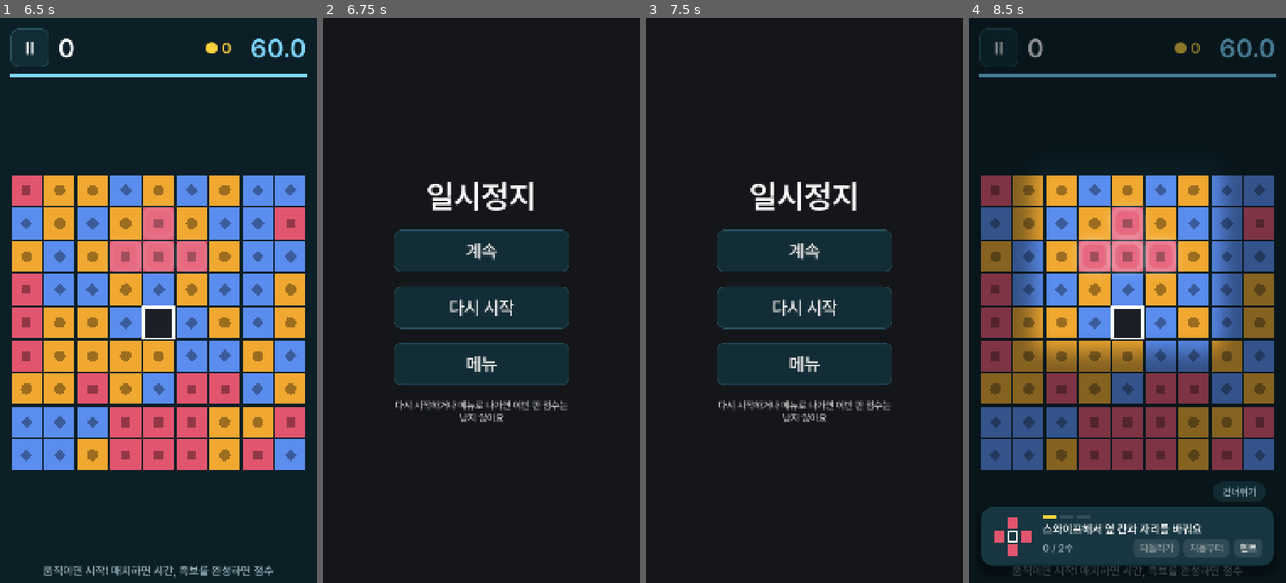
Above: before the commit, frames 1-4 (left to right).
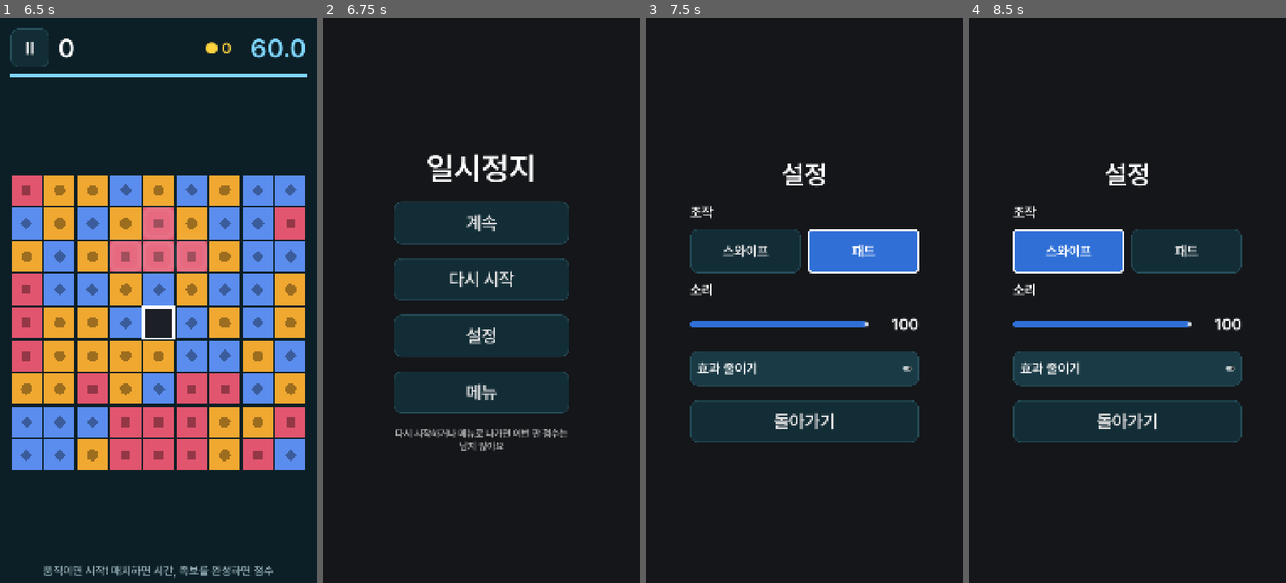
Above: after the commit, the same moments.

Repository: imjjulseo/Teeee-test
Game: Godot game, scene res://scenes/intro.tscn
Same seed, same stepped clock (60 frames per second), same inputs: the game is played once before the commit and once after it.
Inputs (mouse positions are in pixels of both pictures, inside the frame that each line leads up to):
- Up to frame 1 (6.5 s): tap Enter at 0.5 s; move the mouse to (228, 272) at 0.52 s; hold Right (move_right) 0.53-1.25 s; click (228, 272) at 0.67 s; tap Space at 0.77 s; click "설정" at 1.25 s; click "스와이프 밀거나 옆 칸 탭" at 2 s; click "패드 누르고 있으면 반복" at 2.75 s; click "효과 줄이기" at 3.5 s; click "설정" at 4.25 s; click (297, 40) at 5 s; drag from (158, 549) to (142, 413) at 5.77 s
- Up to frame 2 (6.75 s): click "II" at 6.5 s
- Up to frame 3 (7.5 s): click (804, 334) at 7.25 s, where only the run after the commit has a clickable "설정"
- Up to frame 4 (8.5 s): click (1067, 249) at 8 s, where only the run after the commit has a clickable "스와이프"

Frame 1 is identical in both runs. In frame 2, 15% of the frame differs, in the area x 22-78%, y 24-77%; in frame 3, 17%; in frame 4, 56%, in the area x 3-97%, y 1-99%.

Commit message:
Open settings from the pause screen and apply them to the running game
Pause now has a settings button: control mode, master volume and reduce
motion (QuickOptions). Changes are saved and re-sent through FlowChannel,
so the pad appears or disappears in the same game (E40).

Co-Authored-By: Claude Fable 5.2 <noreply@anthropic.com>
Claude-Session: https://claude.ai/code/session_01PvVe8KkkCkmBq3acgHUYa8

Diff:
--- a/scenes/main.tscn
+++ b/scenes/main.tscn
@@ -228,6 +228,8 @@
 [connection signal="direction_pressed" from="VirtualDpad" to="InputRouter" method="_on_virtual_direction_pressed"]
 [connection signal="main_menu_requested" from="PauseOverlay" to="GameController" method="_on_quit_to_menu_requested"]
 [connection signal="resume_requested" from="PauseOverlay" to="GameController" method="_on_resume_requested"]
+[connection signal="control_mode_changed" from="PauseOverlay" to="GameController" method="_on_control_mode_changed"]
+[connection signal="reduce_motion_changed" from="PauseOverlay" to="GameController" method="_on_reduce_motion_changed"]
 [connection signal="main_menu_requested" from="ResultPanel" to="GameController" method="_on_result_menu_requested"]
 [connection signal="back_to_characters" from="GameController/FlowChannel" to="CharacterNavigator" method="go"]
 [connection signal="back_to_shop" from="GameController/FlowChannel" to="ShopNavigator" method="go"]
--- a/scenes/pause_overlay.tscn
+++ b/scenes/pause_overlay.tscn
@@ -2,6 +2,7 @@
 
 [ext_resource type="Script" path="res://scripts/pause_overlay.gd" id="1_pause"]
 [ext_resource type="Script" path="res://scripts/theme/token_rect.gd" id="95_token_rect"]
+[ext_resource type="PackedScene" path="res://scenes/quick_options.tscn" id="2_quick"]
 
 [node name="PauseOverlay" type="CanvasLayer"]
 layer = 10
@@ -23,9 +24,9 @@
 anchor_right = 0.5
 anchor_bottom = 0.5
 offset_left = -300.0
-offset_top = -330.0
+offset_top = -430.0
 offset_right = 300.0
-offset_bottom = 330.0
+offset_bottom = 430.0
 grow_horizontal = 2
 grow_vertical = 2
 theme_override_constants/separation = 48
@@ -51,6 +52,14 @@
 theme_override_font_sizes/font_size = 60
 text = "다시 시작"
 
+[node name="OptionsButton" type="Button" parent="Center"]
+unique_name_in_owner = true
+custom_minimum_size = Vector2(0, 144)
+layout_mode = 2
+focus_mode = 0
+theme_override_font_sizes/font_size = 60
+text = "설정"
+
 [node name="MainMenuButton" type="Button" parent="Center"]
 custom_minimum_size = Vector2(0, 144)
 layout_mode = 2
@@ -66,6 +75,45 @@
 horizontal_alignment = 1
 autowrap_mode = 3
 
+[node name="Options" type="VBoxContainer" parent="."]
+unique_name_in_owner = true
+visible = false
+anchors_preset = 8
+anchor_left = 0.5
+anchor_top = 0.5
+anchor_right = 0.5
+anchor_bottom = 0.5
+offset_left = -390.0
+offset_top = -560.0
+offset_right = 390.0
+offset_bottom = 560.0
+grow_horizontal = 2
+grow_vertical = 2
+theme_override_constants/separation = 48
+alignment = 1
+
+[node name="OptionsTitle" type="Label" parent="Options"]
+layout_mode = 2
+theme_override_font_sizes/font_size = 90
+text = "설정"
+horizontal_alignment = 1
+
+[node name="QuickOptions" parent="Options" instance=ExtResource("2_quick")]
+unique_name_in_owner = true
+layout_mode = 2
+
+[node name="BackButton" type="Button" parent="Options"]
+unique_name_in_owner = true
+custom_minimum_size = Vector2(0, 144)
+layout_mode = 2
+focus_mode = 0
+theme_override_font_sizes/font_size = 60
+text = "돌아가기"
+
 [connection signal="pressed" from="Center/ResumeButton" to="." method="_on_resume_button_pressed"]
 [connection signal="pressed" from="Center/RestartButton" to="." method="_on_restart_button_pressed"]
 [connection signal="pressed" from="Center/MainMenuButton" to="." method="_on_main_menu_button_pressed"]
+[connection signal="pressed" from="Center/OptionsButton" to="." method="_on_options_button_pressed"]
+[connection signal="pressed" from="Options/BackButton" to="." method="_on_back_button_pressed"]
+[connection signal="control_mode_changed" from="Options/QuickOptions" to="." method="_on_control_mode_changed"]
+[connection signal="reduce_motion_changed" from="Options/QuickOptions" to="." method="_on_reduce_motion_changed"]
--- /dev/null
+++ b/scenes/quick_options.tscn
@@ -0,0 +1,81 @@
+[gd_scene format=3]
+
+[ext_resource type="Script" path="res://scripts/quick_options.gd" id="1_quick"]
+
+[node name="QuickOptions" type="VBoxContainer"]
+theme_override_constants/separation = 30
+script = ExtResource("1_quick")
+
+[node name="ControlHeading" type="Label" parent="."]
+layout_mode = 2
+theme_override_font_sizes/font_size = 45
+text = "조작"
+
+[node name="ControlRow" type="HBoxContainer" parent="."]
+layout_mode = 2
+theme_override_constants/separation = 24
+
+[node name="SwipeButton" type="Button" parent="ControlRow"]
+unique_name_in_owner = true
+custom_minimum_size = Vector2(0, 150)
+layout_mode = 2
+size_flags_horizontal = 3
+focus_mode = 0
+theme_override_font_sizes/font_size = 45
+theme_type_variation = &"ChoiceButton"
+toggle_mode = true
+text = "스와이프"
+
+[node name="DpadButton" type="Button" parent="ControlRow"]
+unique_name_in_owner = true
+custom_minimum_size = Vector2(0, 150)
+layout_mode = 2
+size_flags_horizontal = 3
+focus_mode = 0
+theme_override_font_sizes/font_size = 45
+theme_type_variation = &"ChoiceButton"
+toggle_mode = true
+text = "패드"
+
+[node name="VolumeHeading" type="Label" parent="."]
+layout_mode = 2
+theme_override_font_sizes/font_size = 45
+text = "소리"
+
+[node name="MasterRow" type="HBoxContainer" parent="."]
+layout_mode = 2
+theme_override_constants/separation = 36
+
+[node name="MasterVolumeSlider" type="HSlider" parent="MasterRow"]
+unique_name_in_owner = true
+custom_minimum_size = Vector2(0, 120)
+layout_mode = 2
+size_flags_horizontal = 3
+size_flags_vertical = 4
+focus_mode = 0
+theme_type_variation = &"VolumeSlider"
+max_value = 100.0
+rounded = true
+value = 100.0
+
+[node name="MasterVolumeLabel" type="Label" parent="MasterRow"]
+unique_name_in_owner = true
+custom_minimum_size = Vector2(135, 0)
+layout_mode = 2
+theme_override_font_sizes/font_size = 54
+text = "100"
+horizontal_alignment = 2
+
+[node name="ReduceMotionToggle" type="CheckButton" parent="."]
+unique_name_in_owner = true
+custom_minimum_size = Vector2(0, 120)
+layout_mode = 2
+focus_mode = 0
+theme_override_font_sizes/font_size = 45
+text = "효과 줄이기"
+
+[connection signal="pressed" from="ControlRow/SwipeButton" to="." method="_on_swipe_button_pressed"]
+[connection signal="pressed" from="ControlRow/DpadButton" to="." method="_on_dpad_button_pressed"]
+[connection signal="value_changed" from="MasterRow/MasterVolumeSlider" to="." method="_on_master_volume_changed"]
+[connection signal="drag_ended" from="MasterRow/MasterVolumeSlider" to="." method="_on_master_volume_drag_ended"]
+[connection signal="toggled" from="ReduceMotionToggle" to="." method="_on_reduce_motion_toggled"]
--- a/scripts/game_controller.gd
+++ b/scripts/game_controller.gd
@@ -284,6 +284,16 @@
 func _on_pause_requested() -> void:
 	if is_running():
 		_flow.toggle_pause()
+
+
+## 일시정지 화면에서 조작 방법을 바꿨다 (E40): 지금 판에 바로 반영. 규칙 튜토리얼은 스와이프 그대로 (저장은 됨).
+func _on_control_mode_changed(mode: OptionsStore.ControlMode) -> void:
+	flow_channel.control_mode_ready.emit(OptionsStore.ControlMode.SWIPE if _tutorial else mode)
+
+
+## 일시정지 화면에서 효과 줄이기를 바꿨다 (E40).
+func _on_reduce_motion_changed(enabled: bool) -> void:
+	flow_channel.reduce_motion_ready.emit(enabled)
 
 
 func _on_resume_requested() -> void:
--- a/scripts/pause_overlay.gd
+++ b/scripts/pause_overlay.gd
@@ -1,22 +1,38 @@
 class_name PauseOverlay
 extends CanvasLayer
 ## 일시정지 화면. 공정성을 위해 보드를 완전히 가린다 (기획서 9장).
-## 버튼: 계속 / 다시 시작 / 메뉴 (E20). signal로만 알린다 (다시 시작·메뉴는 판 포기, 점수 미반영).
+## 버튼: 계속 / 다시 시작 / 설정 / 메뉴 (E20, E40). signal로만 알린다 (다시 시작·메뉴는 판 포기, 점수 미반영).
+## 설정을 누르면 같은 자리에서 QuickOptions(조작·소리·효과 줄이기)로 바뀌고, 바꾼 값은 signal로 알려 지금 판에 바로 반영된다.
 
 signal resume_requested
 signal restart_requested
 signal main_menu_requested
+## 일시정지 중에 설정을 바꿨다 (GameController가 지금 판에 반영).
+signal control_mode_changed(mode: OptionsStore.ControlMode)
+signal reduce_motion_changed(enabled: bool)
+
+@onready var _menu: Control = $Center
+@onready var _options: Control = %Options
+@onready var _quick: QuickOptions = %QuickOptions
 
 
 func _ready() -> void:
 	visible = false
 
 
+## 설정 칸이 열려 있는지 (테스트/디버그용).
+func is_options_open() -> bool:
+	return _options.visible
+
+
 func _on_state_changed(state: GameFlow.GameState) -> void:
 	var was_visible: bool = visible
 	visible = state == GameFlow.GameState.PAUSED
 	if visible and not was_visible:
-		OverlayIn.play(get_node_or_null("Center") as Control)  # 카드가 커지며 나타남 (HTML ovgIn)
+		_show_options(false)
+		OverlayIn.play(_menu)  # 카드가 커지며 나타남 (HTML ovgIn)
+	elif was_visible and not visible:
+		_quick.save_pending()
 
 
 func _on_resume_button_pressed() -> void:
@@ -29,3 +45,26 @@
 
 func _on_main_menu_button_pressed() -> void:
 	main_menu_requested.emit()
+
+
+func _on_options_button_pressed() -> void:
+	_quick.reload()
+	_show_options(true)
+
+
+func _on_back_button_pressed() -> void:
+	_quick.save_pending()
+	_show_options(false)
+
+
+func _on_control_mode_changed(mode: OptionsStore.ControlMode) -> void:
+	control_mode_changed.emit(mode)
+
+
+func _on_reduce_motion_changed(enabled: bool) -> void:
+	reduce_motion_changed.emit(enabled)
+
+
+func _show_options(on: bool) -> void:
+	_options.visible = on
+	_menu.visible = not on
--- /dev/null
+++ b/scripts/quick_options.gd
@@ -0,0 +1,84 @@
+class_name QuickOptions
+extends VBoxContainer
+## 판 도중에 바꾸는 설정 (일시정지 화면, E40): 조작 방법, 마스터 볼륨, 효과 줄이기.
+## 고르면 바로 저장하고(볼륨은 손을 뗄 때·닫을 때) signal로 알린다. 지금 판에 반영하는 일은 받는 쪽(GameController)이 한다.
+## 진행 초기화·디버그는 설정 화면(OptionsMenu)에만 있다.
+
+signal control_mode_changed(mode: OptionsStore.ControlMode)
+signal reduce_motion_changed(enabled: bool)
+
+## 저장 파일. 비어 있으면 SaveData 기본 경로 (테스트·스모크는 SaveData.path_override).
+@export var save_path: String = ""
+
+var _store: OptionsStore
+## 저장하지 않은 볼륨 변경이 있음.
+var _volume_dirty: bool = false
+
+@onready var _swipe_button: Button = %SwipeButton
+@onready var _dpad_button: Button = %DpadButton
+@onready var _master_slider: HSlider = %MasterVolumeSlider
+@onready var _master_label: Label = %MasterVolumeLabel
+@onready var _reduce_motion_toggle: CheckButton = %ReduceMotionToggle
+
+
+func _ready() -> void:
+	reload()
+
+
+func _exit_tree() -> void:
+	save_pending()
+
+
+## 저장된 값을 다시 읽어 보여 준다 (열 때마다: 설정 화면에서 바꾼 값이 있을 수 있다).
+func reload() -> void:
+	_store = OptionsStore.new(save_path)
+	_refresh()
+
+
+## 아직 저장하지 않은 볼륨을 저장한다 (닫을 때).
+func save_pending() -> void:
+	if _volume_dirty and _store != null:
+		_store.save_master_volume()
+		_volume_dirty = false
+
+
+func _on_swipe_button_pressed() -> void:
+	_select(OptionsStore.ControlMode.SWIPE)
+
+
+func _on_dpad_button_pressed() -> void:
+	_select(OptionsStore.ControlMode.DPAD)
+
+
+func _on_master_volume_changed(value: float) -> void:
+	_store.set_master_volume(roundi(value))
+	_store.apply_audio()
+	_master_label.text = str(_store.master_volume)
+	_volume_dirty = true
+
+
+func _on_master_volume_drag_ended(_value_changed: bool) -> void:
+	save_pending()
+
+
+func _on_reduce_motion_toggled(enabled: bool) -> void:
+	_store.set_reduce_motion(enabled)
+	_refresh()
+	reduce_motion_changed.emit(enabled)
+
+
+func _select(mode: OptionsStore.ControlMode) -> void:
+	var changed: bool = mode != _store.control_mode
+	_store.set_control_mode(mode)
+	_refresh()
+	if changed:
+		control_mode_changed.emit(mode)
+
+
+## 선택 표시는 저장된 값으로만 정한다 (토글 버튼 자체 동작에 맡기지 않음).
+func _refresh() -> void:
+	_swipe_button.set_pressed_no_signal(_store.control_mode == OptionsStore.ControlMode.SWIPE)
+	_dpad_button.set_pressed_no_signal(_store.control_mode == OptionsStore.ControlMode.DPAD)
+	_master_slider.set_value_no_signal(_store.master_volume)
+	_master_label.text = str(_store.master_volume)
+	_reduce_motion_toggle.set_pressed_no_signal(_store.reduce_motion)
--- a/tests/smoke/smoke_feedback.gd
+++ b/tests/smoke/smoke_feedback.gd
@@ -1,6 +1,7 @@
 extends "res://tests/smoke/smoke_base.gd"
 ## 피드백: 실제 입력 경로 스와이프 → 매치 → 족보 완성 "+점수" 팝업, 효과음 요청 순서, 모든 칸 문양,
-## 씨앗 칸은 자랄 색을 숨기고 대기 뒤 중앙에서 차오름, 일시정지 버튼 실제 클릭은 이동이 아님. 모드: run / audio
+## 씨앗 칸은 자랄 색을 숨기고 대기 뒤 중앙에서 차오름, 일시정지 버튼 실제 클릭은 이동이 아님,
+## 일시정지 → 설정에서 조작을 패드로 바꾸면 계속한 판에 바로 패드가 나옴 (E40). 모드: run / audio
 
 var _sfx: Array[StringName] = []
 var _growth_before: float = 0.0
@@ -54,6 +55,32 @@
 			if step_time > 0.4:
 				expect(flow().state == S.PAUSED, "pause button click → PAUSED")
 				expect(session().board.player_pos == _start + Vector2i.UP, "button click did not move")
+				click_control(node("PauseOverlay/%OptionsButton"))
+				next_step()
+		5:
+			if step_time > 0.3:
+				expect((node("PauseOverlay") as PauseOverlay).is_options_open(), "settings open inside the pause screen")
+				expect((node("PauseOverlay/%QuickOptions/%SwipeButton") as Button).button_pressed, "shows the saved control mode")
+				shot("pause_options")
+				click_control(node("PauseOverlay/%QuickOptions/%DpadButton"))
+				next_step()
+		6:
+			if step_time > 0.3:
+				expect(OptionsStore.new().control_mode == OptionsStore.ControlMode.DPAD, "pad saved")
+				expect(flow().state == S.PAUSED, "still paused while changing settings")
+				click_control(node("PauseOverlay/%BackButton"))
+				next_step()
+		7:
+			if step_time > 0.3:
+				expect(not (node("PauseOverlay") as PauseOverlay).is_options_open(), "back to the pause buttons")
+				click_control(node("PauseOverlay/Center/ResumeButton"))
+				next_step()
+		8:
+			if step_time > 0.4:
+				expect(flow().state == S.PLAYING, "resumed")
+				expect((node("VirtualDpad") as VirtualDpad).visible, "pad shows in the same game")
+				expect((node("InputRouter") as InputRouter).control_mode == OptionsStore.ControlMode.DPAD, "input follows the new mode")
+				shot("pad_after_pause")
 				finish()
 
 
--- a/tests/test_options.gd
+++ b/tests/test_options.gd
@@ -377,3 +377,67 @@
 	assert_eq(SaveData.new(TEST_SAVE).get_value("progress", "level", 1), 1, "progress erased")
 	menu.free()
 	_clean()
+
+
+# --- 일시정지 화면의 설정 (E40) -------------------------------------------------------
+
+func _open_quick() -> QuickOptions:
+	var quick: QuickOptions = (load("res://scenes/quick_options.tscn") as PackedScene).instantiate() as QuickOptions
+	quick.save_path = TEST_SAVE
+	quick.notification(Node.NOTIFICATION_READY)
+	return quick
+
+
+func test_quick_options_save_and_announce_changes() -> void:
+	_clean()
+	var quick: QuickOptions = _open_quick()
+	var modes: Array[int] = []
+	var motions: Array[bool] = []
+	quick.control_mode_changed.connect(func(mode: OptionsStore.ControlMode) -> void: modes.append(mode))
+	quick.reduce_motion_changed.connect(func(enabled: bool) -> void: motions.append(enabled))
+	(quick.get_node("%DpadButton") as Button).pressed.emit()
+	(quick.get_node("%DpadButton") as Button).pressed.emit()
+	(quick.get_node("%ReduceMotionToggle") as CheckButton).toggled.emit(true)
+	assert_eq(modes, [Mode.DPAD] as Array[int], "announced once (the second press changes nothing)")
+	assert_eq(motions, [true] as Array[bool])
+	assert_true((quick.get_node("%DpadButton") as Button).button_pressed)
+	assert_false((quick.get_node("%SwipeButton") as Button).button_pressed)
+	var saved: OptionsStore = OptionsStore.new(TEST_SAVE)
+	assert_eq([saved.control_mode, saved.reduce_motion], [Mode.DPAD, true], "saved right away")
+	quick.free()
+	_clean()
+
+
+func test_quick_options_volume_saves_when_closed() -> void:
+	_clean()
+	var quick: QuickOptions = _open_quick()
+	var slider: HSlider = quick.get_node("%MasterVolumeSlider")
+	slider.set_value_no_signal(40)
+	slider.value_changed.emit(40.0)
+	assert_eq((quick.get_node("%MasterVolumeLabel") as Label).text, "40")
+	assert_eq(OptionsStore.new(TEST_SAVE).master_volume, 100, "not saved while dragging")
+	quick.save_pending()
+	assert_eq(OptionsStore.new(TEST_SAVE).master_volume, 40)
+	quick.free()
+	OptionsStore.new(TEST_SAVE).set_master_volume(100)
+	OptionsStore.new(TEST_SAVE).apply_audio()
+	_clean()
+
+
+func test_pause_overlay_opens_settings_and_forwards_changes() -> void:
+	_clean()
+	SaveData.path_override = TEST_SAVE
+	var overlay: PauseOverlay = (load("res://scenes/pause_overlay.tscn") as PackedScene).instantiate() as PauseOverlay
+	overlay.propagate_notification(Node.NOTIFICATION_READY)
+	var modes: Array[int] = []
+	overlay.control_mode_changed.connect(func(mode: OptionsStore.ControlMode) -> void: modes.append(mode))
+	assert_false(overlay.is_options_open())
+	(overlay.get_node("%OptionsButton") as Button).pressed.emit()
+	assert_true(overlay.is_options_open(), "settings replace the pause buttons")
+	(overlay.get_node("%QuickOptions/%DpadButton") as Button).pressed.emit()
+	assert_eq(modes, [Mode.DPAD] as Array[int], "the change leaves the overlay as a signal")
+	(overlay.get_node("%BackButton") as Button).pressed.emit()
+	assert_false(overlay.is_options_open())
+	overlay.free()
+	SaveData.path_override = ""
+	_clean()
Not shown, added: scripts/quick_options.gd.uid
Not shown, changed: CLAUDE.md
Not shown, changed: docs/game_design.md
